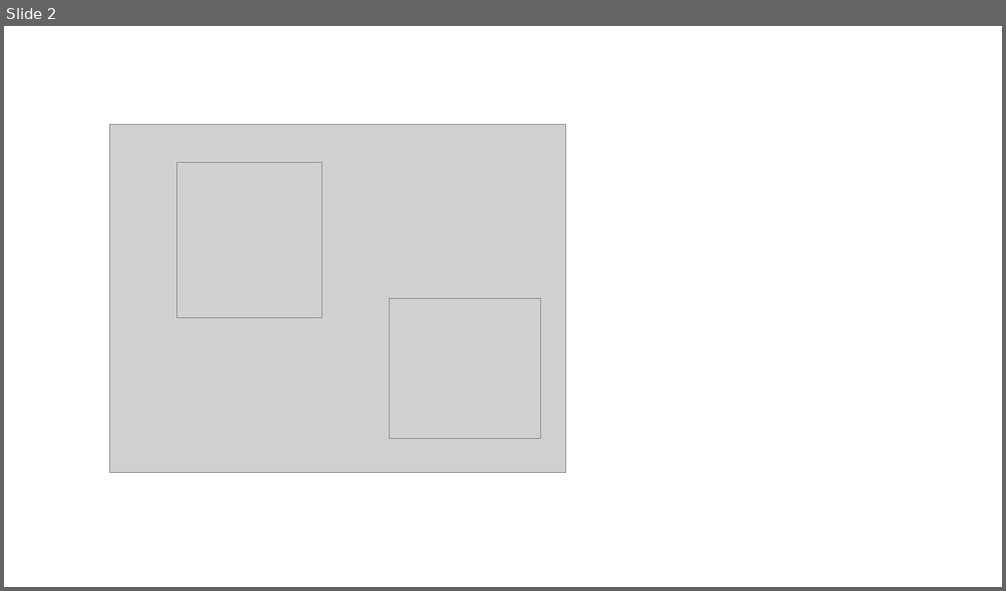
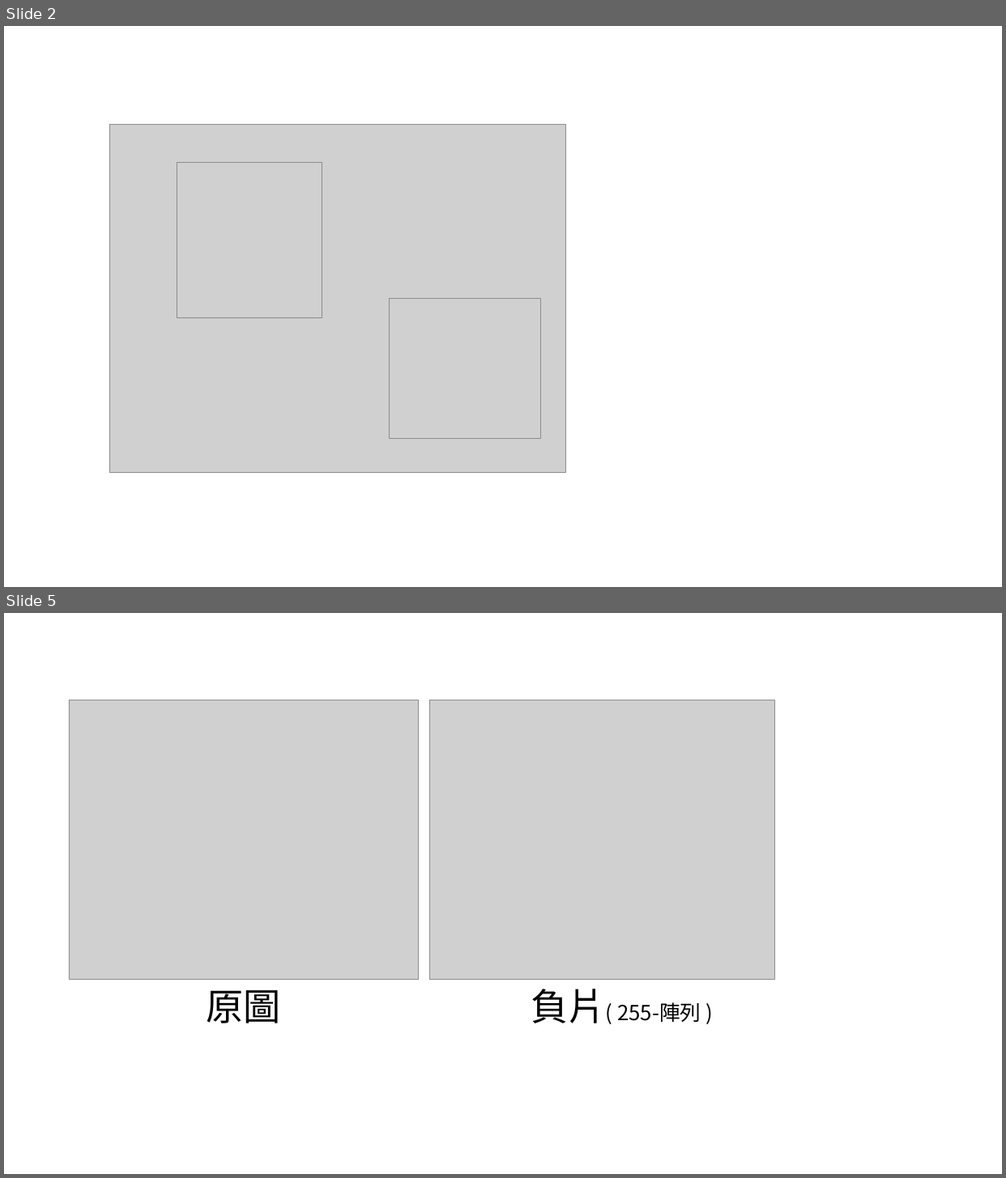
Before and after one commit to beardad1975/py4t, a slide deck: 課程資料/陣列與影音數位化/圖片.pptx. Shown one above the other, each under a label of ours: slide 2 before the commit, slides 2 and 5 after it; the slides between them are not shown. The pictures are 1006x591 and 1006x1178 pixels, drawn with LibreOffice and Linux fonts; fonts in the diff are those of the drawing; grey boxes stand for pictures. Boxes give left, top, right and bottom in pixels: in the first picture for what was removed or moved away, otherwise in the second. Text is boxed around its words. In the diff, an @@ line names an element or a change of style, - is before the commit and + after.

```diff
--- a/課程資料/陣列與影音數位化/圖片.pptx
+++ b/課程資料/陣列與影音數位化/圖片.pptx
@@ slide 5 added at box(4, 613, 1002, 1174), background #FFFFFF @@
@@ picture added at box(69, 700, 419, 980) @@
@@ picture added at box(429, 700, 774, 980) @@
@@ text added at box(206, 990, 280, 1024), 36 pt, text #000000 @@
+原圖
@@ text added at box(531, 989, 701, 1024), 20 pt, text #000000 @@
+負片( 255-陣列 )
```
Also in this commit, not shown: 4 other slides added, 29 other files.
